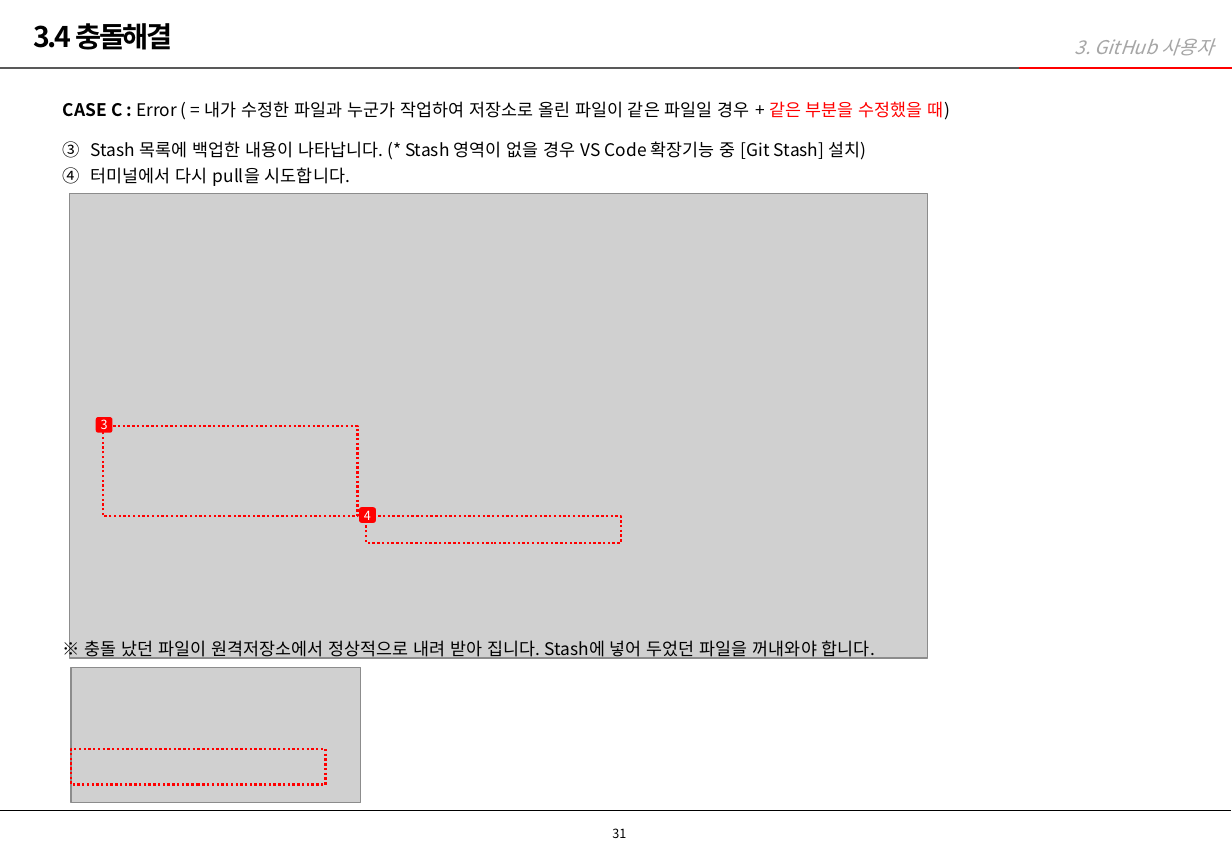
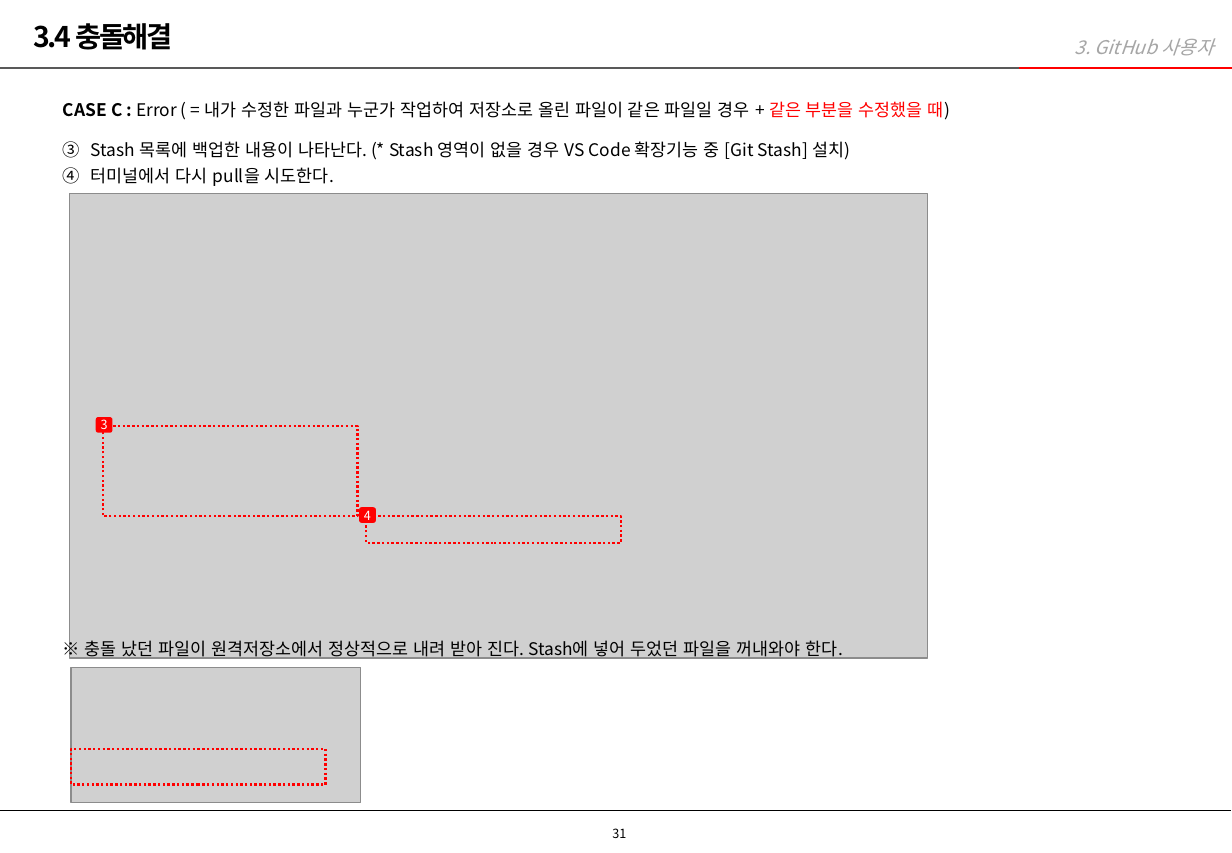
Before and after one commit to taranuxd/intro, a slide deck: slide 31 of 타란유엑스디_GitHub_사용가이드.pptx. Drawn at 1232x853 pixels with LibreOffice and Linux fonts; fonts in the diff are those of the drawing; grey boxes stand for pictures; background and template pictures are left out. Boxes give left, top, right and bottom in pixels: in the first picture for what was removed or moved away, otherwise in the second. Text is boxed around its words. In the diff, an @@ line names an element or a change of style, - is before the commit and + after.

```diff
--- a/타란유엑스디_GitHub_사용가이드.pptx
+++ b/타란유엑스디_GitHub_사용가이드.pptx
@@ text at bbox=[91, 141, 850, 186]: text changed @@
-  3. Stash 목록에 백업한 내용이 나타납니다. (* Stash 영역이 없을 경우 VS Code 확장기능 중 [Git Stash] 설치)
-  4. 터미널에서 다시 pull을 시도합니다.
+  3. Stash 목록에 백업한 내용이 나타난다. (* Stash 영역이 없을 경우 VS Code 확장기능 중 [Git Stash] 설치)
+  4. 터미널에서 다시 pull을 시도한다.
@@ text at bbox=[84, 640, 843, 660]: text changed @@
-  ※ 충돌 났던 파일이 원격저장소에서 정상적으로 내려 받아 집니다. Stash에 넣어 두었던 파일을 꺼내와야 합니다.
+  ※ 충돌 났던 파일이 원격저장소에서 정상적으로 내려 받아 진다. Stash에 넣어 두었던 파일을 꺼내와야 한다.
```
Also in this commit, not shown: 11 other slides changed.
